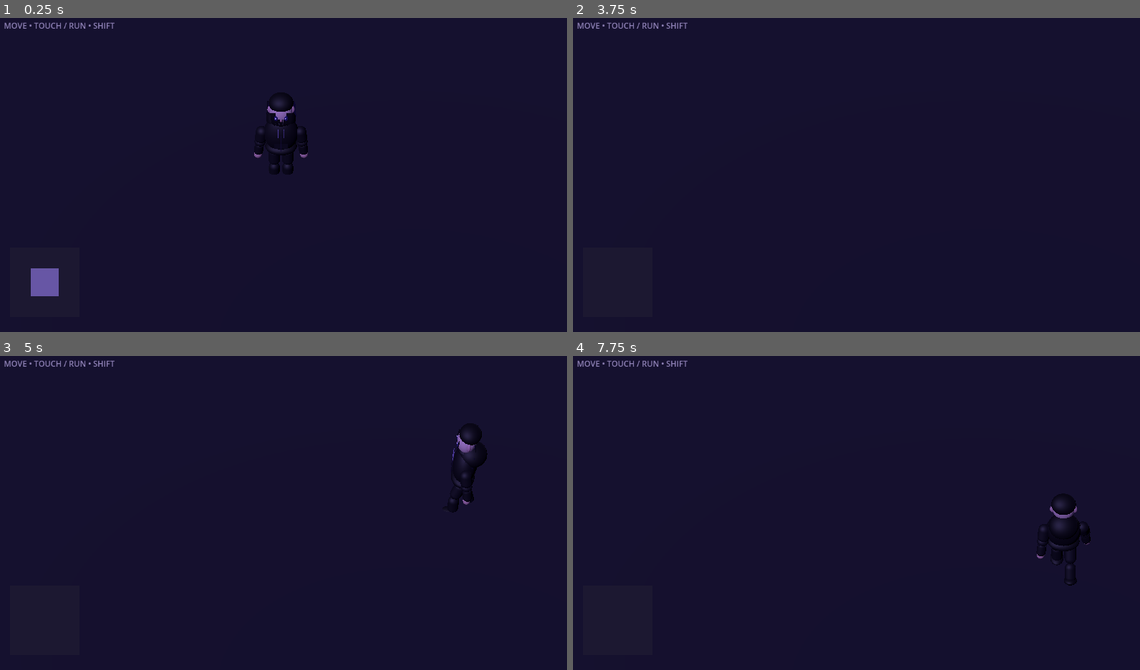
Above: before the commit, frames 1-4 (two rows, left to right).
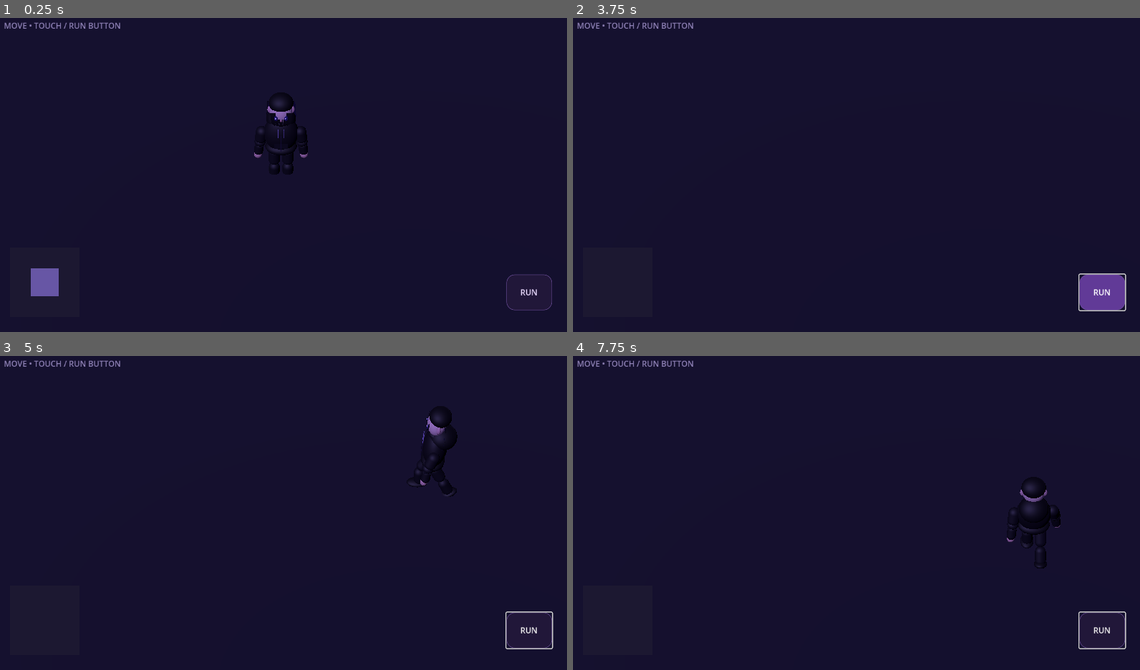
Above: after the commit, the same moments.

Repository: Masuku4129/Game
Game: Godot game, scene res://Main.tscn
Same seed, same stepped clock (60 frames per second), same inputs: the game is played once before the commit and once after it.
Inputs (mouse positions are in pixels of both pictures, inside the frame that each line leads up to):
- Up to frame 1 (0.25 s): no input
- Up to frame 2 (3.75 s): click (1100, 291) at 0.5 s, where only the run after the commit has a clickable "RUN"; tap Enter at 1.25 s; move the mouse to (981, 156) at 1.27 s; hold Right (ui_right) 1.28-2 s; hold Shift 1.28-2 s; click (981, 156) at 1.42 s; drag from (737, 187) to (828, 234) at 2.02 s; move the mouse to (913, 99) at 2.77 s; hold Right (ui_right) 2.78-3.5 s; hold Shift 2.78-3.5 s; tap Space at 3.5 s; drag from (828, 234) to (680, 124) at 3.52 s
- Up to frame 3 (5 s): tap Enter at 4.25 s; move the mouse to (453, 556) at 4.27 s; hold Left (ui_left) from 4.28 s (still down); hold Shift from 4.28 s (still down)
- Up to frame 4 (7.75 s): release Left (ui_left) at 5 s; release Shift at 5 s; drag from (680, 462) to (765, 428) at 5.02 s; move the mouse to (884, 509) at 5.77 s; hold Down (ui_down) 5.78-6.5 s; hold Shift 5.78-6.5 s; click (884, 509) at 5.92 s; drag from (765, 428) to (737, 525) at 6.52 s; move the mouse to (981, 494) at 7.27 s; hold Up (ui_up) from 7.28 s (still down); hold Shift from 7.28 s (still down)

The runs differ from the first frame. In frame 1, 0.2% of the frame differs, in the area x 15-98%, y 1-94%; in frame 2, 1.1%; in frame 3, 1.1%; in frame 4, 1.3%.

Commit message:
Add touch run toggle to mobile prototype

Diff:
--- a/mita_prototype/main.gd
+++ b/mita_prototype/main.gd
@@ -9,6 +9,7 @@
 var joystick_touch := -1
 var base_ui: Control
 var stick: ColorRect
+var run_toggle := false
 
 func _ready():
 	_make_ground()
@@ -78,10 +79,42 @@
 	base_ui.add_child(nub)
 	stick = nub
 	var hint = Label.new()
-	hint.text = "MOVE • TOUCH / RUN • SHIFT"
+	hint.text = "MOVE • TOUCH / RUN BUTTON"
 	hint.position = Vector2(18, 18)
 	hint.add_theme_color_override("font_color", Color(0.68, 0.62, 0.85, 0.8))
 	base_ui.add_child(hint)
+	var run_button = Button.new()
+	run_button.text = "RUN"
+	run_button.custom_minimum_size = Vector2(92, 72)
+	run_button.position = Vector2(-122, -116)
+	run_button.anchor_left = 1
+	run_button.anchor_right = 1
+	run_button.anchor_top = 1
+	run_button.anchor_bottom = 1
+	run_button.add_theme_color_override("font_color", Color(0.92, 0.86, 1.0))
+	run_button.add_theme_color_override("font_pressed_color", Color(1.0, 1.0, 1.0))
+	run_button.add_theme_stylebox_override("normal", _ui_style(Color(0.15, 0.1, 0.24, 0.72)))
+	run_button.add_theme_stylebox_override("pressed", _ui_style(Color(0.42, 0.25, 0.65, 0.88)))
+	run_button.add_theme_stylebox_override("hover", _ui_style(Color(0.24, 0.17, 0.36, 0.8)))
+	run_button.toggle_mode = true
+	run_button.position.x = -122
+	run_button.position.y = -116
+	run_button.toggled.connect(func(value): run_toggle = value)
+	base_ui.add_child(run_button)
+
+func _ui_style(color: Color) -> StyleBox:
+	var style = StyleBoxFlat.new()
+	style.bg_color = color
+	style.corner_radius_top_left = 16
+	style.corner_radius_top_right = 16
+	style.corner_radius_bottom_left = 16
+	style.corner_radius_bottom_right = 16
+	style.border_width_left = 1
+	style.border_width_right = 1
+	style.border_width_top = 1
+	style.border_width_bottom = 1
+	style.border_color = Color(0.48, 0.35, 0.68, 0.8)
+	return style
 
 func _input(event):
 	if event is InputEventScreenTouch:
@@ -118,5 +151,5 @@
 		player.set_move(keyboard.normalized())
 	elif not joystick_active:
 		player.set_move(Vector2.ZERO)
-	player.set_running(Input.is_key_pressed(KEY_SHIFT))
+	player.set_running(run_toggle or Input.is_key_pressed(KEY_SHIFT))
 	player.tick_animation(delta)
